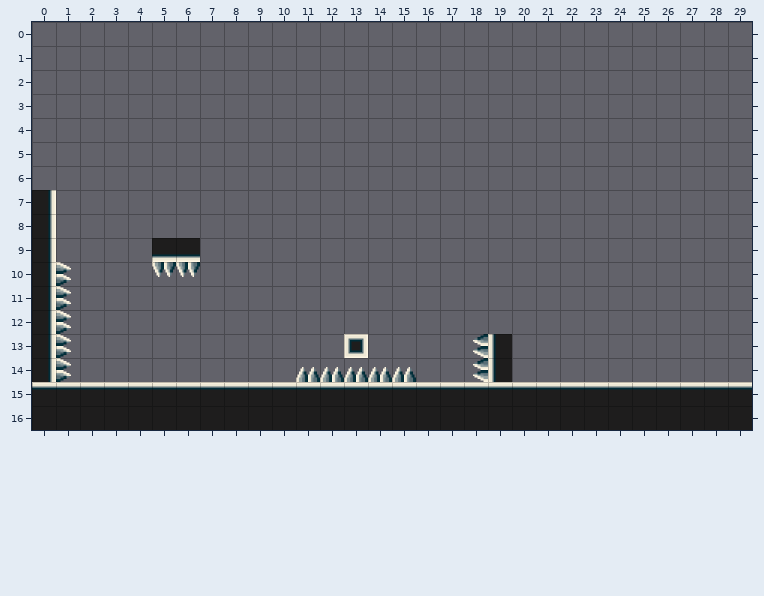
One commit to this Tiled map: Game/Maps/test.tmx. Above is the file before it was changed.
Cells are 32x32 px. Shown: x 0..29, y 0..16.
The result:
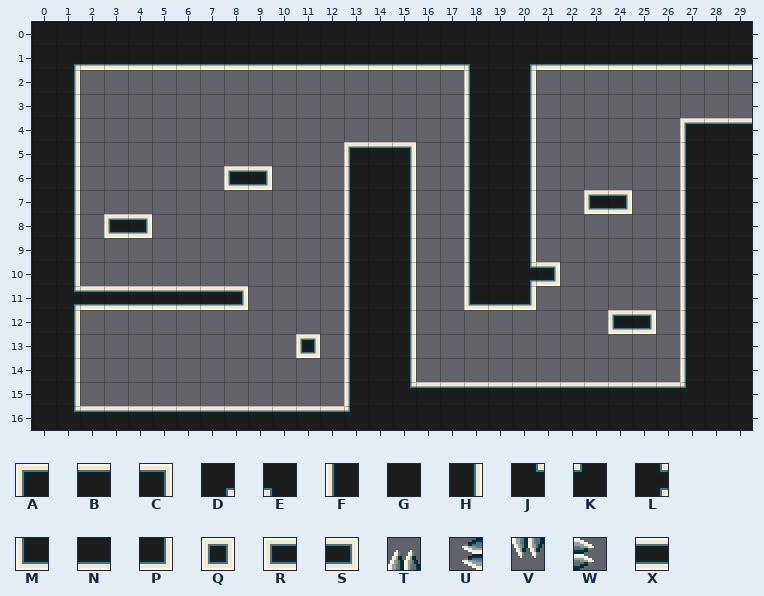
Key: from "32x32t": A 0, B 1, C 2, D 4, E 5, F 7, G 8, H 9, J 11, K 12, L 13, M 14, N 15, P 16, Q 17, R 18, S 19, T 21, U 22, V 23, W 24, X 26.
_ is an empty cell.
From old to new:
Layer "Tile Layer 1":
Tile A is added in row 4 at x 27; in row 5 at x 13.
Tile B is added in row 4 at x 28 to 29; in row 5 at x 14; in row 16 at x 2 to 12.
Tile C is added in row 5 at x 15.
Tile D is added in row 1 at x 1 and 20.
Tile E is added in row 1 at x 18.
Tile F replaces tile B in row 15 at x 13.
Tile F replaces tile Q in row 13 at x 13.
Tile F replaces tile T in row 14 at x 13.
Tile F is added in rows 2 to 4 at x 18; in row 5 at x 18 and 27; in rows 6 to 10 at x 13, 18 and 27; in rows 11 to 12 at x 13 and 27; in rows 13 to 14 at x 27.
Tile H replaces tile B in row 15 at x 1.
Tile H replaces tile T in row 14 at x 15.
Tile H replaces tile W in row 10 at x 1; in rows 12 to 14 at x 1.
Tile H is added in rows 2 to 5 at x 1 and 20; in rows 6 to 9 at x 1, 15 and 20; in rows 10 to 13 at x 15.
Tile J replaces tile B in row 15 at x 15.
Tile J is added in row 16 at x 1.
Tile K replaces tile B in row 15 at x 27.
Tile K is added in row 16 at x 13.
Tile L replaces tile W in row 11 at x 1.
Tile L is added in row 10 at x 20.
Tile M is added in row 11 at x 18.
Tile N is added in row 1 at x 2 to 17 and 21 to 29; in row 11 at x 19.
Tile P is added in row 11 at x 20.
Tile Q is added in row 13 at x 11.
Tile R is added in row 6 at x 8; in row 7 at x 23; in row 8 at x 3; in row 12 at x 24.
Tile S is added in row 6 at x 9; in row 7 at x 24; in row 8 at x 4; in row 10 at x 21; in row 11 at x 8; in row 12 at x 25.
Tile X is added in row 11 at x 2 to 7.
Tile B is gone in row 15 at x 0, 2 to 12, 14 and 28 to 29.
Tile F is gone in rows 13 to 14 at x 19.
Tile H is gone in rows 7 to 14 at x 0.
Tile N is gone in row 9 at x 5 to 6.
Tile T is gone in row 14 at x 11 to 12 and 14.
Tile U is gone in rows 13 to 14 at x 18.
Tile V is gone in row 10 at x 5 to 6.
Layer "back":
Tile G is added in row 0 at x 0 to 29; in rows 1 to 4 at x 0 and 19; in row 5 at x 0, 19 and 28 to 29; in rows 6 to 10 at x 0, 14, 19 and 28 to 29; in rows 11 to 15 at x 0, 14 and 28 to 29.
Tile G is gone in row 16 at x 1 to 13.
Changed places in both pictures, as pixel boxes (x1, y1, x2, y2):
changed: (32, 22, 752, 414)
